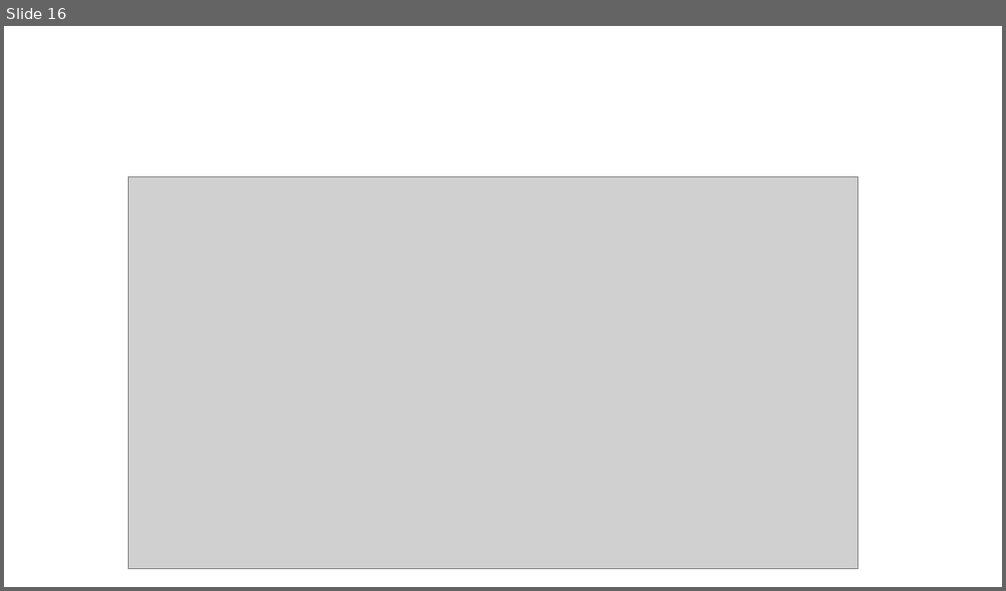
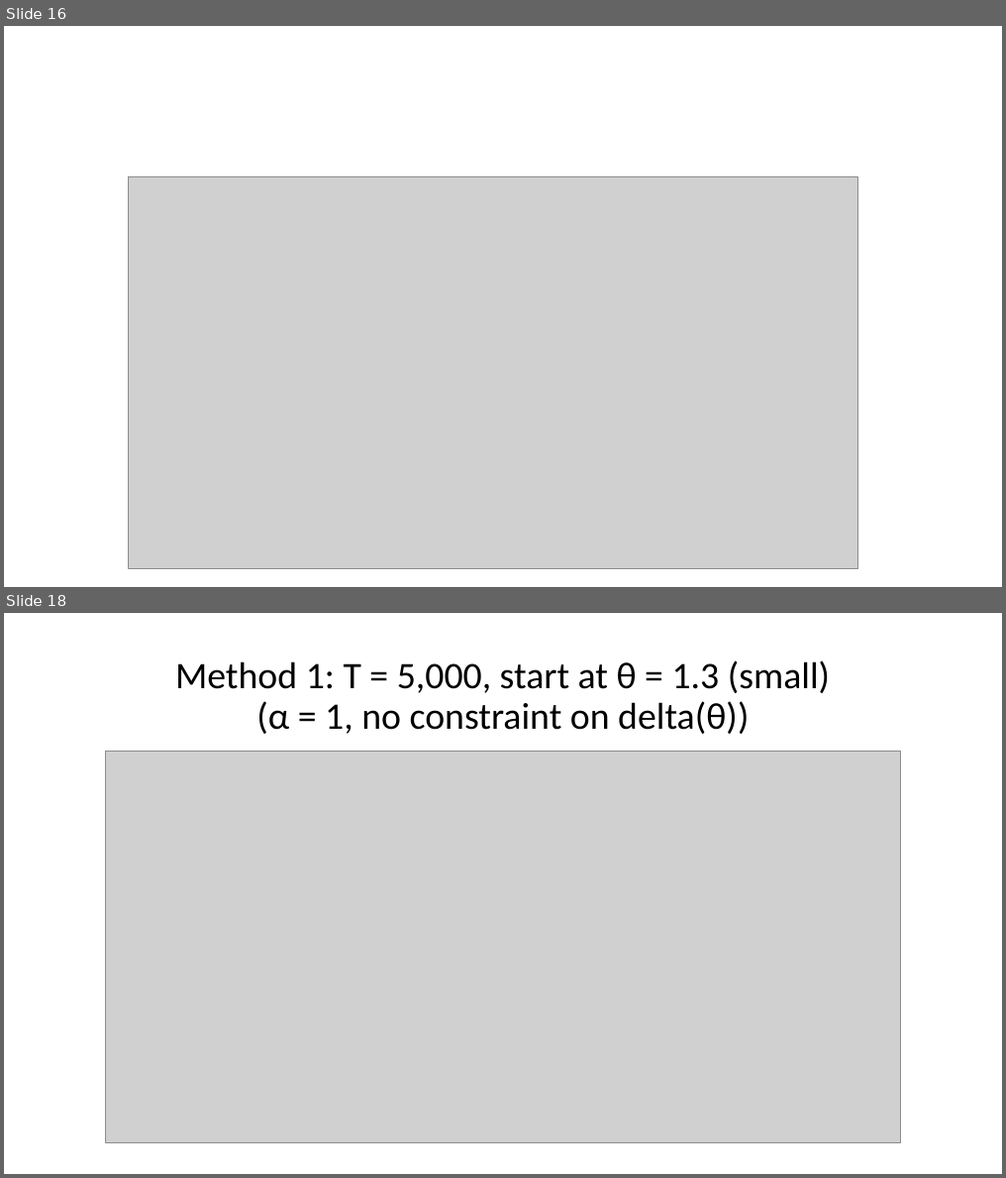
Before and after one commit to mastropi/RL, a slide deck: RL-002-QueueBlocking/results/RL-SingleServer-PolicyGradient-Results-202111Nov16-MonteCarloOnSmallTheta.pptx. Shown one above the other, each under a label of ours: slide 16 before the commit, slides 16 and 18 after it; the slides between them are not shown. The pictures are 1006x591 and 1006x1178 pixels, drawn with LibreOffice and Linux fonts; fonts in the diff are those of the drawing; grey boxes stand for pictures. Boxes give left, top, right and bottom in pixels: in the first picture for what was removed or moved away, otherwise in the second. Text is boxed around its words. In the diff, an @@ line names an element or a change of style, - is before the commit and + after.

```diff
--- a/RL-002-QueueBlocking/results/RL-SingleServer-PolicyGradient-Results-202111Nov16-MonteCarloOnSmallTheta.pptx
+++ b/RL-002-QueueBlocking/results/RL-SingleServer-PolicyGradient-Results-202111Nov16-MonteCarloOnSmallTheta.pptx
@@ slide 18 added at bbox=[4, 613, 1002, 1174], background #FFFFFF @@
@@ title added at bbox=[175, 661, 830, 734], 36 pt, text #000000 @@
+Method 1: T = 5,000, start at θ = 1.3 (small)
+(α = 1, no constraint on delta(θ))
@@ picture added at bbox=[106, 752, 901, 1144] @@
```
Also in this commit, not shown: 1 other slide added, 3 other files.
